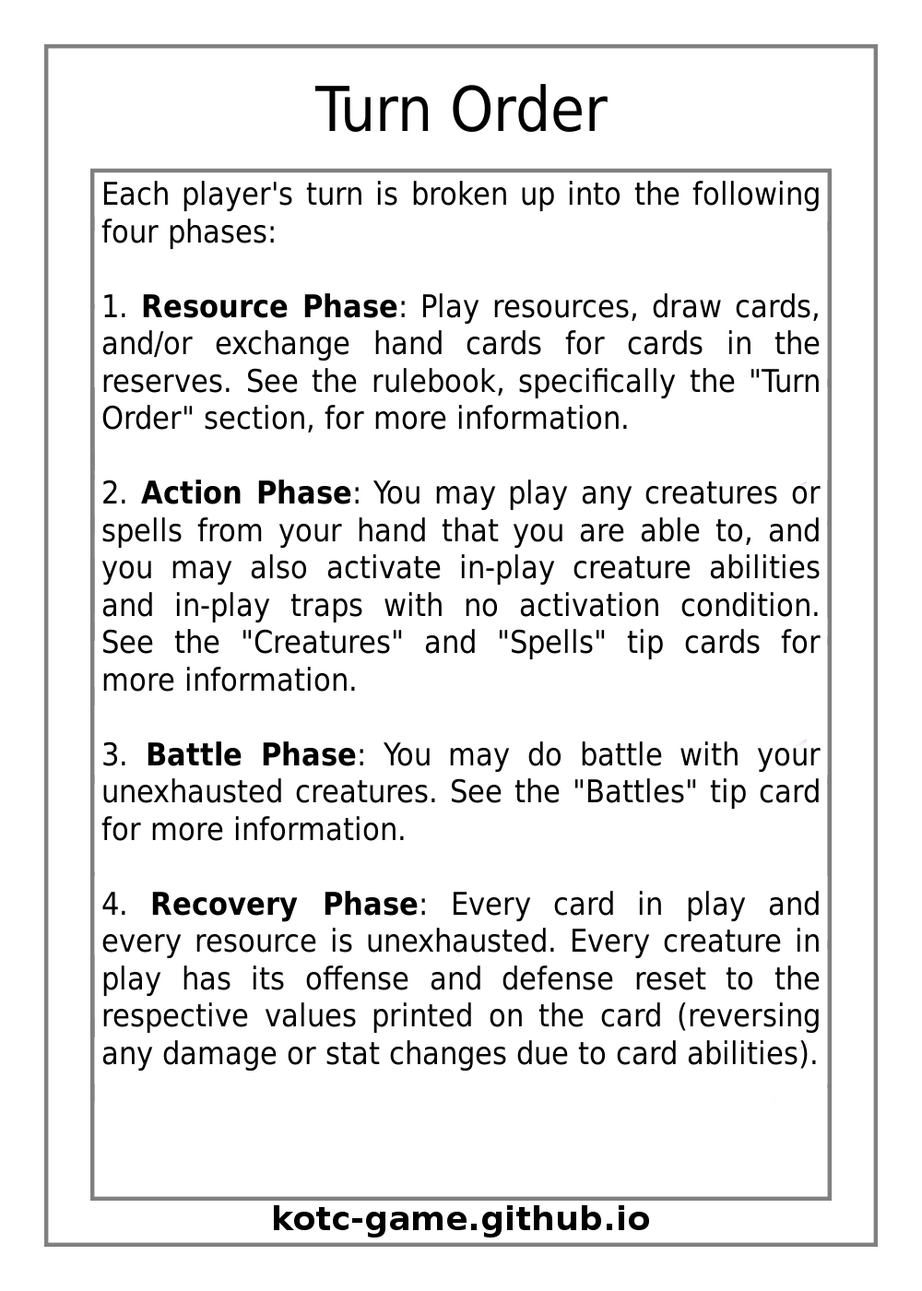
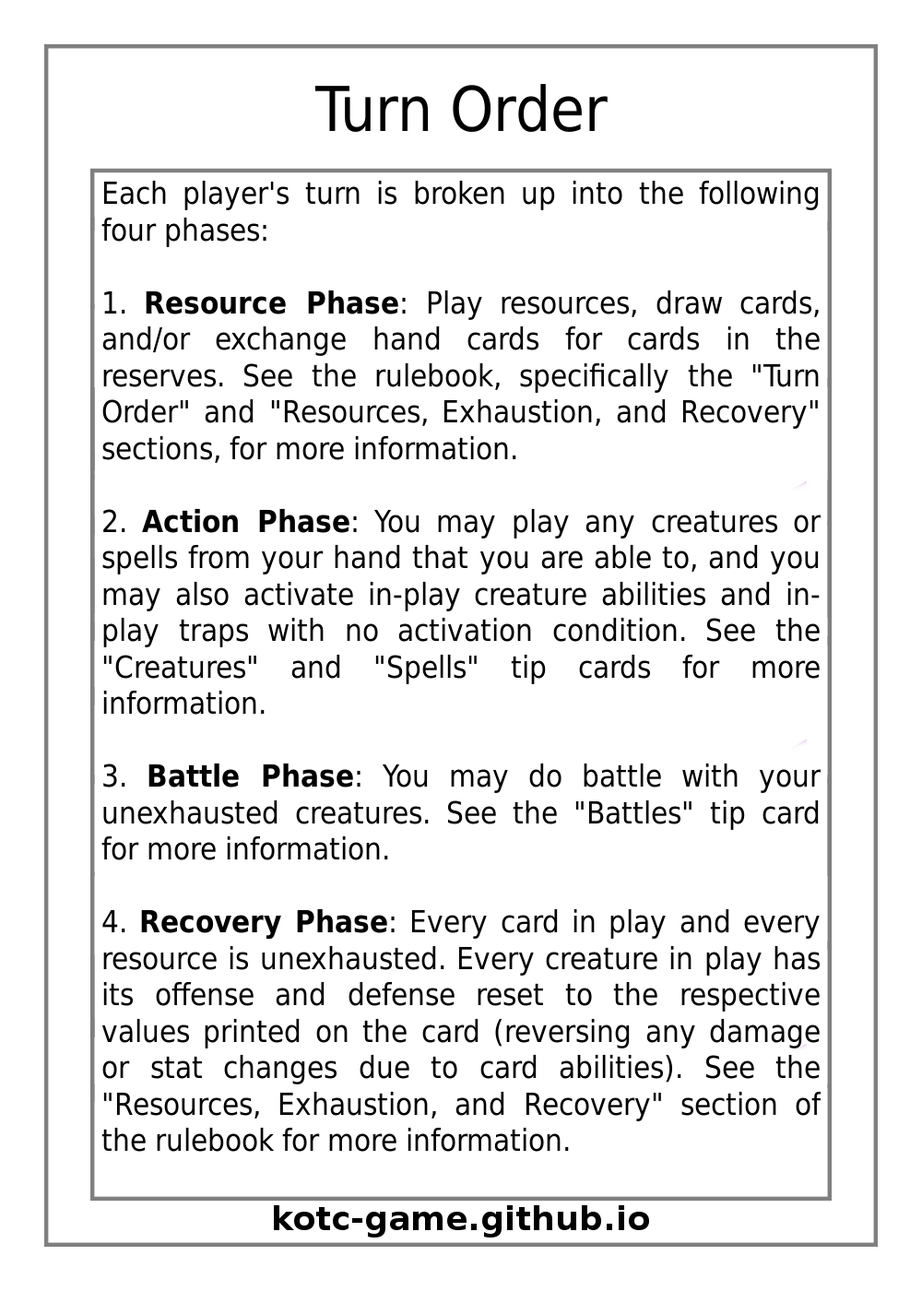
Two versions of the same layered image (922 × 1291). Layer-by-layer changes:
painted on "Effect Text" over [101, 179, 822, 1153]
